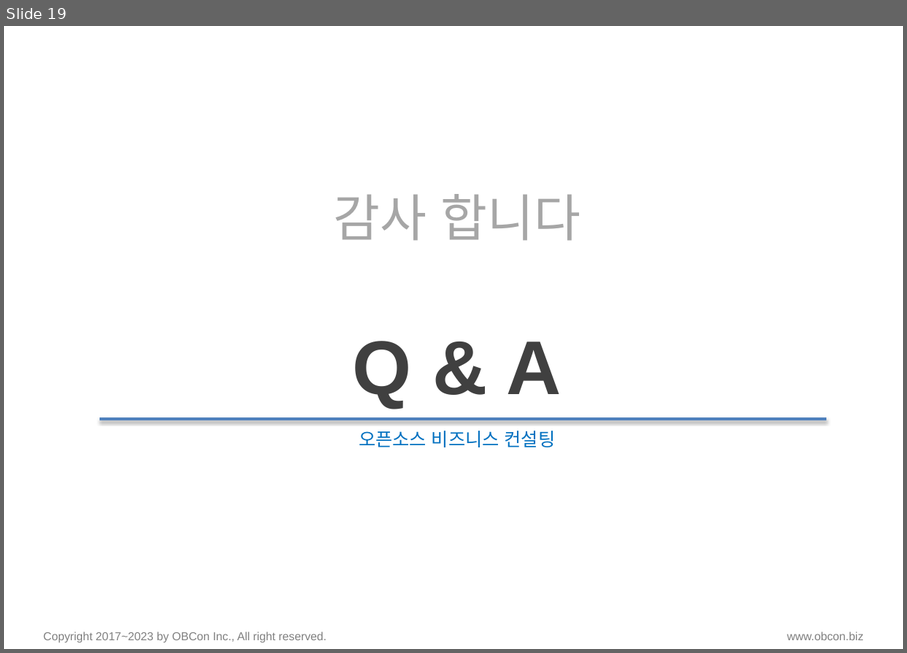
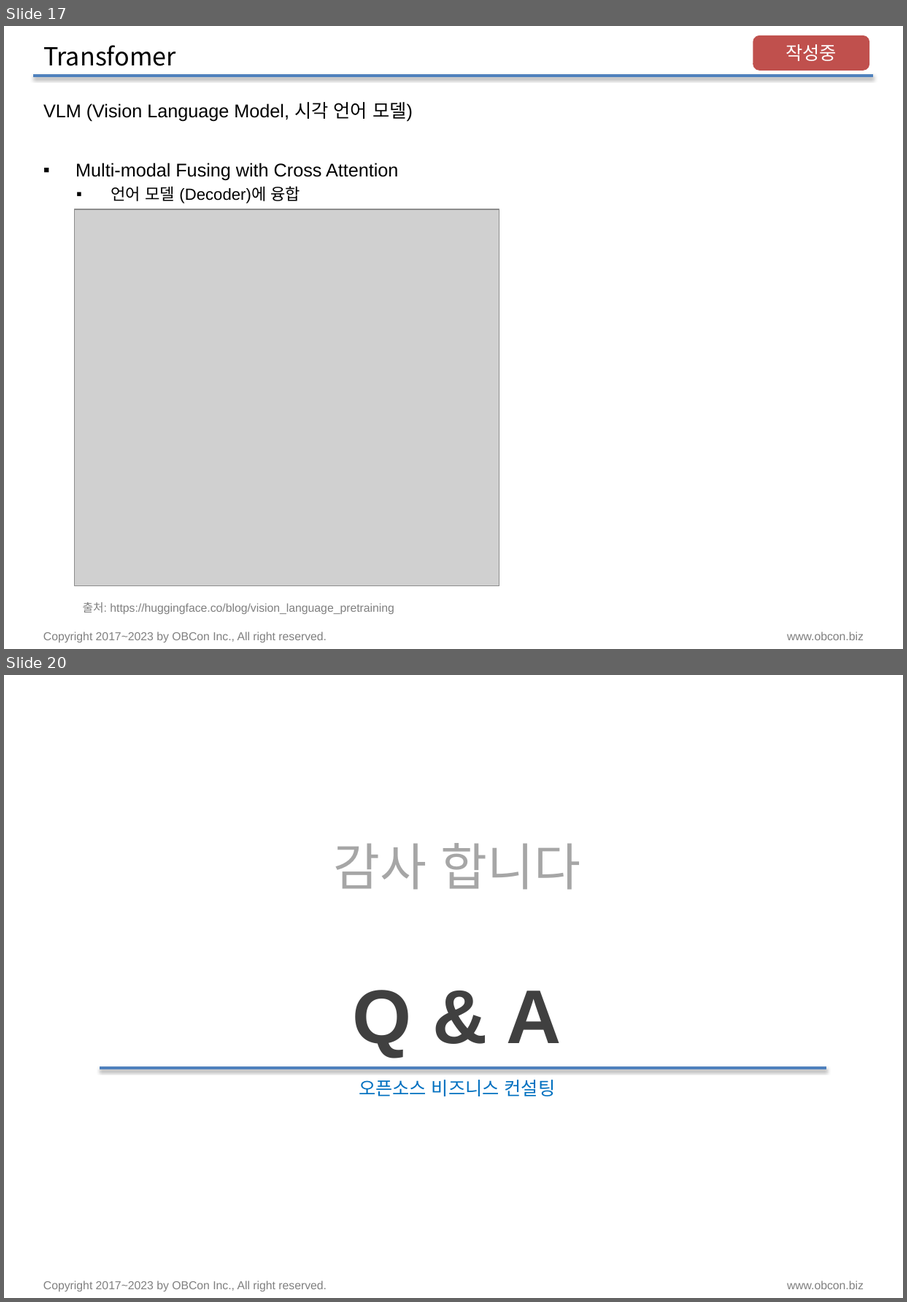
Before and after one commit to pnuskgh/EFriendExpert, a slide deck: laboratory/pnuskgh/docs/Deep_Learning_002.pptx. Shown one above the other, each under a label of ours: slide 19 before the commit, slides 17 and 20 after it; the slides between them are not shown. The pictures are 907x653 and 907x1302 pixels, drawn with LibreOffice and Linux fonts; fonts in the diff are those of the drawing; grey boxes stand for pictures. Boxes give left, top, right and bottom in pixels: in the first picture for what was removed or moved away, otherwise in the second. Text is boxed around its words. In the diff, an @@ line names an element or a change of style, - is before the commit and + after.

```diff
--- a/laboratory/pnuskgh/docs/Deep_Learning_002.pptx
+++ b/laboratory/pnuskgh/docs/Deep_Learning_002.pptx
@@ slide 17 added at bbox=[4, 26, 903, 649], background #FFFFFF; not listed: 2 template elements that a slide beside it also shows @@
@@ title added at bbox=[43, 45, 176, 66], 21.6 pt, text #000000 @@
+Transfomer
@@ rounded rectangle added at bbox=[754, 37, 869, 69], fill #C0504D, outline #C0504D 2 pt, 16 pt, text #FFFFFF @@
+작성중
@@ line added from (33, 76) to (873, 76), #4F81BD 2 pt @@
@@ text added at bbox=[43, 102, 413, 122], 16 pt, text #000000 @@
+VLM (Vision Language Model, 시각 언어 모델)
@@ text added at bbox=[76, 163, 398, 203], 16 pt, text #000000 @@
+▪ Multi-modal Fusing with Cross Attention
+  ▪ 언어 모델 (Decoder)에 융합
@@ picture added at bbox=[75, 209, 500, 586] @@
@@ text added at bbox=[83, 602, 395, 614], 10 pt, text #808080 @@
+출처: https://huggingface.co/blog/vision_language_pretraining
@@ what was slide 19 is now slide 20 @@
```
Also in this commit, not shown: 4 slides changed, 8 other slides added, 24 slides removed, 7 other files.
